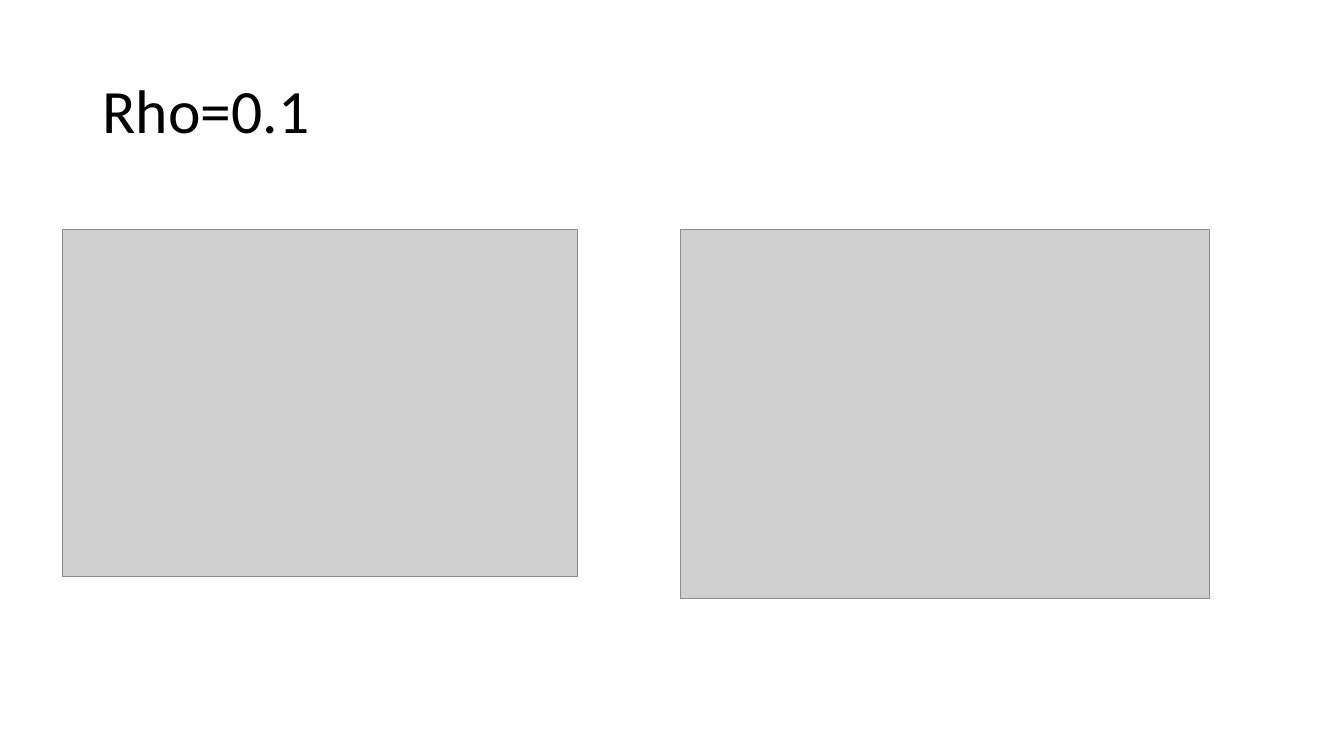
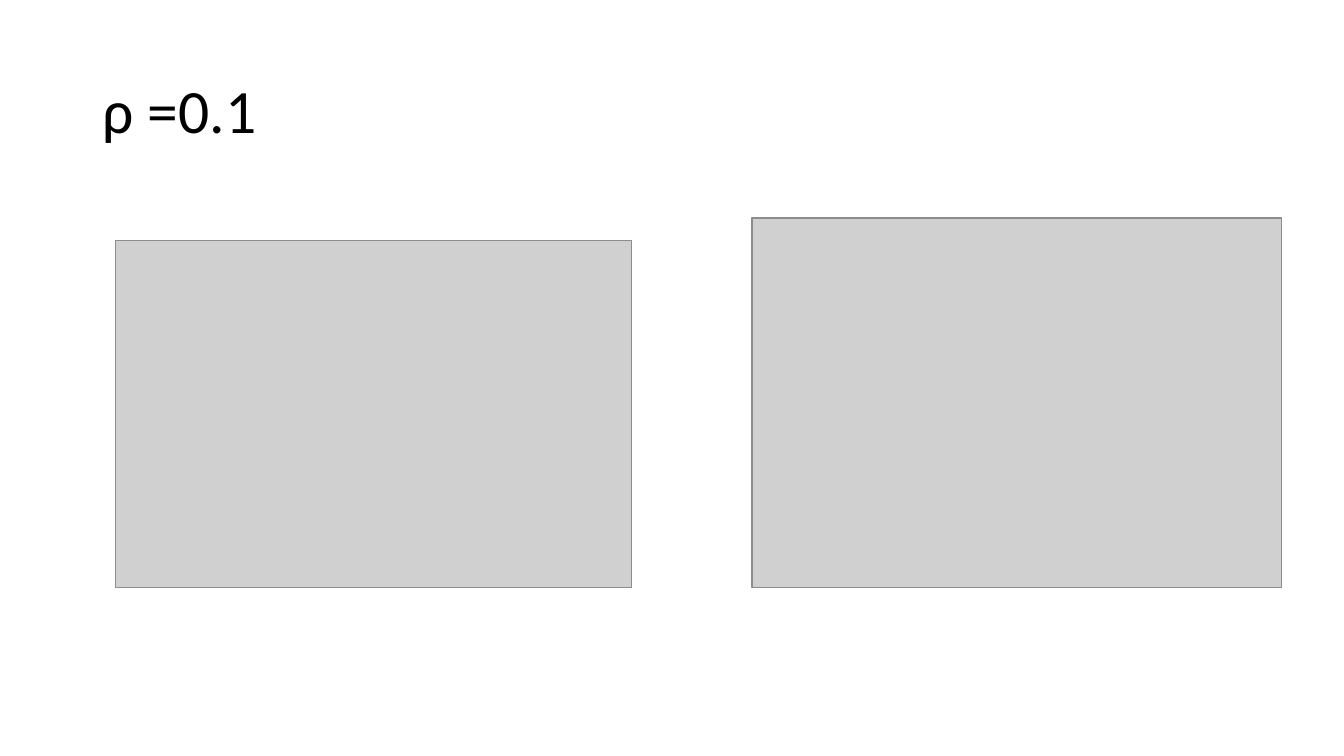
Before and after one commit to reza-sf9/FOOOF, a slide deck: slide 15 of Report/rep_11_4_21.pptx. Drawn at 1344x756 pixels with LibreOffice and Linux fonts; fonts in the diff are those of the drawing; grey boxes stand for pictures. Boxes give left, top, right and bottom in pixels: in the first picture for what was removed or moved away, otherwise in the second. Text is boxed around its words. In the diff, an @@ line names an element or a change of style, - is before the commit and + after.

```diff
--- a/Report/rep_11_4_21.pptx
+++ b/Report/rep_11_4_21.pptx
@@ title at (102, 93, 257, 143): text changed @@
-Rho=0.1
+ρ =0.1
@@ picture: place and size @@
-picture at (681, 229, 1210, 599)
+picture at (752, 218, 1281, 588)
@@ picture: place and size @@
-picture at (63, 229, 578, 576)
+picture at (116, 241, 631, 588)
```
Also in this commit, not shown: 4 other slides changed, 14 slides added, 1 slide removed, 3 other files.
